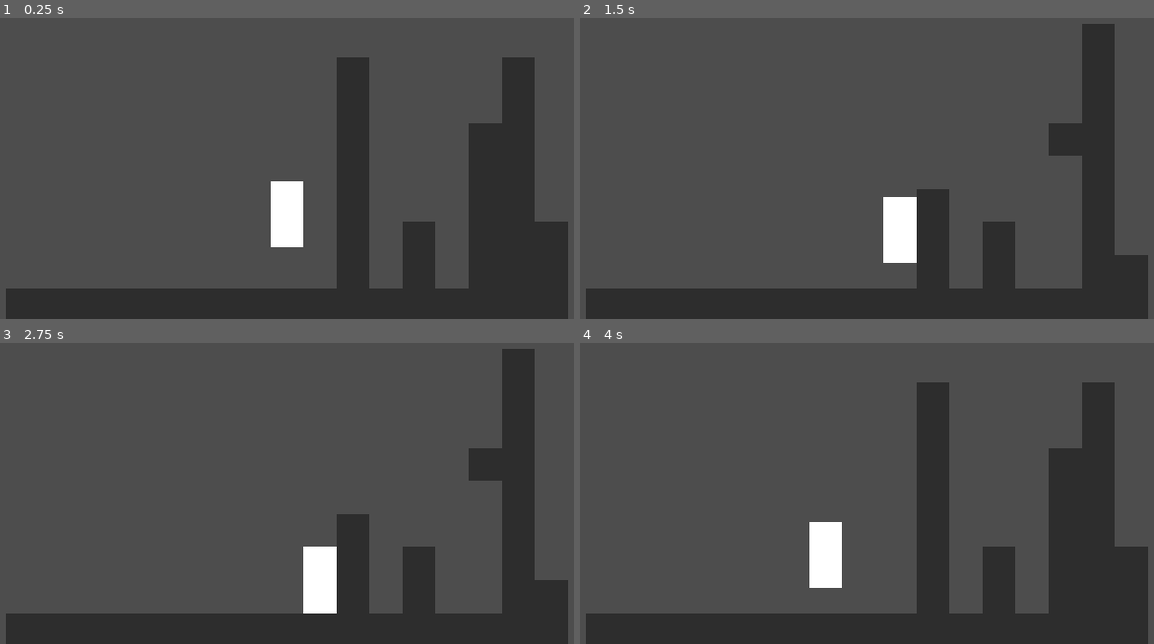
Above: before the commit, frames 1-4 (two rows, left to right).
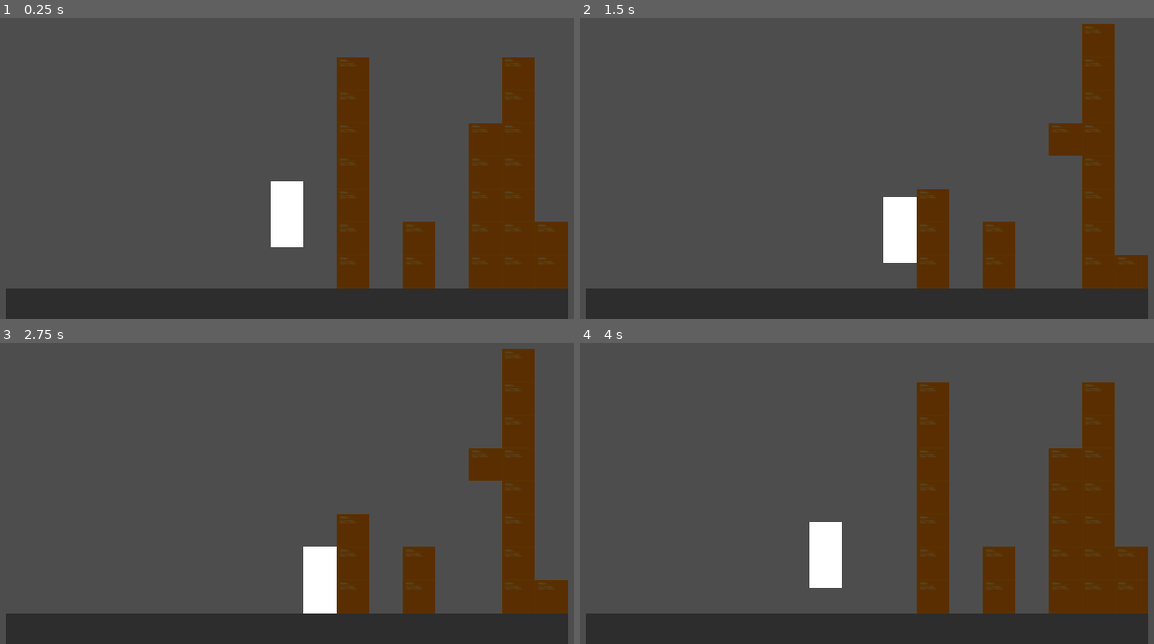
Above: after the commit, the same moments.

Repository: dstibbe/gamejam-dimensions
Game: Godot game, scene res://game/game.tscn
Two runs of this game, one before a commit and one after it. Both use one fixed random seed, a clock stepped at 60 frames per second and the inputs below.
Inputs:
- Up to frame 1 (0.25 s): no input
- Up to frame 2 (1.5 s): hold D (right) 0.53-1.28 s; tap Space (jump) at 0.77 s; hold S (down) from 1.28 s (still down)
- Up to frame 3 (2.75 s): tap Space (jump) at 1.52 s; tap Enter at 2 s; release S (down) at 2.03 s; hold D (right) from 2.03 s (still down)
- Up to frame 4 (4 s): tap Space (jump) at 2.75, 3.02, 3.77 s; release D (right) at 2.78 s; hold W (up) 2.78-3.53 s; hold A (left) from 3.53 s (still down)

The runs differ from the first frame. In frame 1, 14% of the frame differs, in the area x 58-99%, y 13-90%; in frame 2, 9.4%; in frame 3, 9.4%; in frame 4, 14%.

Commit message:
improved editing

Diff:
--- a/maps/map1.gd
+++ b/maps/map1.gd
@@ -38,7 +38,9 @@
 			child.set_wall_size(height, width)
 	player.set_zs(-2, 2)
 	player.set_xs(-8, 8)
-	change_blocks(1, player_zpos)
+
+	if !Engine.is_editor_hint():
+		change_blocks(1, player_zpos)
 
 # Called every frame. 'delta' is the elapsed time since the previous frame.
 func _process(delta):
--- a/maps/map1.tscn
+++ b/maps/map1.tscn
@@ -220,4 +220,4 @@
 transform = Transform3D(1, 0, 0, 0, 1, 0, 0, 0, 1, 7, 8, 1)
 
 [node name="block67" parent="." instance=ExtResource("4_otl6h")]
-transform = Transform3D(1, 0, 0, 0, 1, 0, 0, 0, 1, 5.98091, 4.98969, 0.22039)
+transform = Transform3D(1, 0, 0, 0, 1, 0, 0, 0, 1, 6, 5, 0)
--- a/objects/block.gd
+++ b/objects/block.gd
@@ -4,7 +4,11 @@
 # Called when the node enters the scene tree for the first time.
 func _ready():
 	position = Vector3(roundi(position.x), roundi(position.y), roundi(position.z))
-	pass # Replace with function body.
+
+	if Engine.is_editor_hint():
+		#var material = StandardMaterial3D.new()
+		var material = ResourceLoader.load("res://resources/test_texture.tres", "BaseMaterial3D")
+		$MeshInstance3D.material_override = material
 
 
 # Called every frame. 'delta' is the elapsed time since the previous frame.
--- a/objects/block.tscn
+++ b/objects/block.tscn
@@ -1,7 +1,8 @@
-[gd_scene load_steps=7 format=3 uid="uid://cnwt7j0wwcitr"]
+[gd_scene load_steps=8 format=3 uid="uid://cnwt7j0wwcitr"]
 
 [ext_resource type="Script" path="res://objects/block.gd" id="1_xmqio"]
 [ext_resource type="Shader" uid="uid://bgabk7oh7korh" path="res://game/block_shader.tres" id="2_6x6wk"]
+[ext_resource type="Material" uid="uid://cyx23ji4hmvli" path="res://resources/test_texture.tres" id="3_yb6yw"]
 
 [sub_resource type="BoxShape3D" id="BoxShape3D_6tkjn"]
 
@@ -25,6 +26,7 @@
 
 [node name="MeshInstance3D" type="MeshInstance3D" parent="."]
 transform = Transform3D(1, 0, 0, 0, 1, 0, 0, 0, 1, 0, 0.5, 0)
+material_overlay = ExtResource("3_yb6yw")
 mesh = SubResource("BoxMesh_i5p0i")
 
 [node name="Area3D" type="Area3D" parent="."]
--- /dev/null
+++ b/resources/test_texture.tres
@@ -0,0 +1,6 @@
+[gd_resource type="StandardMaterial3D" load_steps=2 format=3 uid="uid://cyx23ji4hmvli"]
+
+[ext_resource type="Texture2D" uid="uid://xp2ua4uf5lww" path="res://resources/texture_01.png" id="1_68arw"]
+
+[resource]
+albedo_texture = ExtResource("1_68arw")
Binary file added: resources/texture_01.png
Not shown, added: resources/texture_01.png.import
